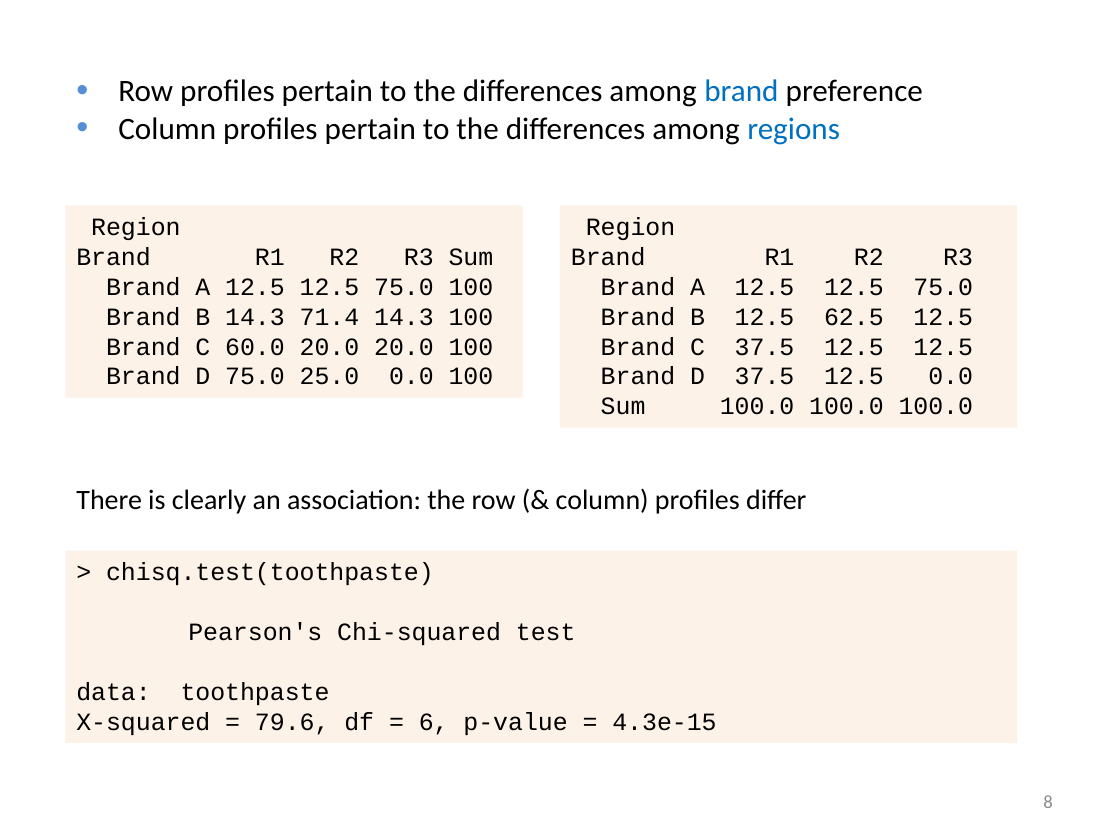
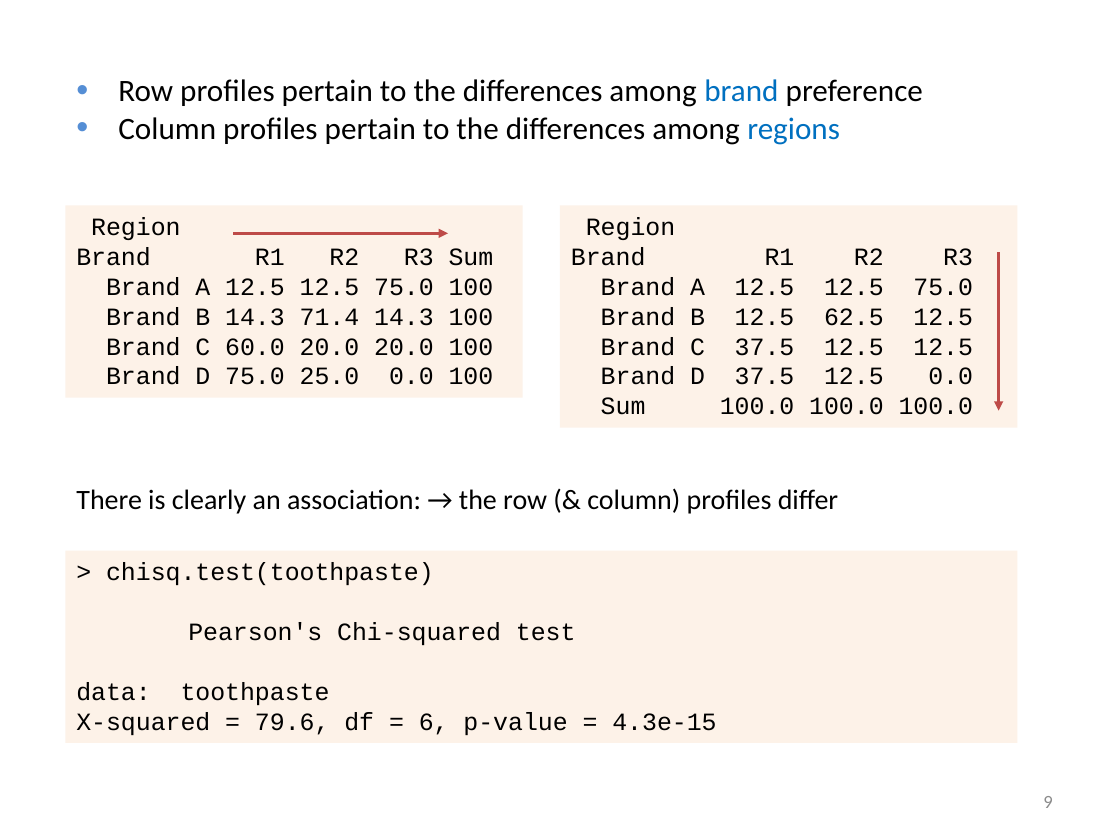
Before and after one commit to friendly/psy6136, a slide deck: slide 9 of docs/lectures/05-Corresp.pptx (slide 8 before the commit). Drawn at 1120x840 pixels with LibreOffice and Linux fonts; fonts in the diff are those of the drawing. Boxes give left, top, right and bottom in pixels: in the first picture for what was removed or moved away, otherwise in the second. Text is boxed around its words. In the diff, an @@ line names an element or a change of style, - is before the commit and + after.

```diff
--- a/docs/lectures/05-Corresp.pptx
+++ b/docs/lectures/05-Corresp.pptx
@@ arrow added from (233, 233) to (448, 233), #BF4C48 2 pt @@
@@ arrow added from (999, 252) to (999, 411), #BF4C48 2 pt @@
@@ text at (76, 488, 838, 514): text changed @@
-There is clearly an association: the row (& column) profiles differ
+There is clearly an association: → the row (& column) profiles differ
@@ page number at (1043, 796, 1052, 808): text changed @@
-8
+9
```
Also in this commit, not shown: 20 other slides changed, 2 slides added, 14 other files.
